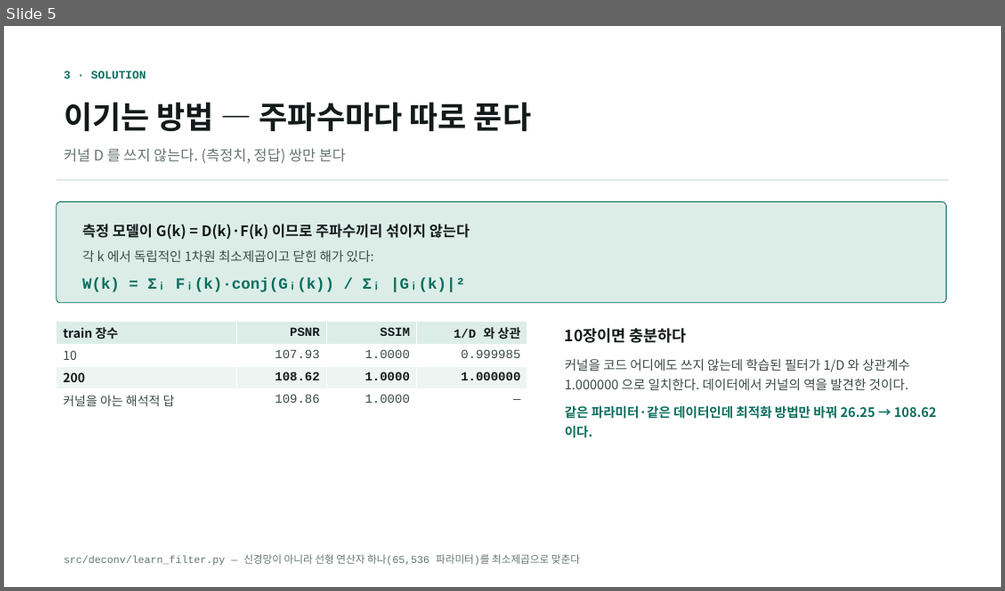
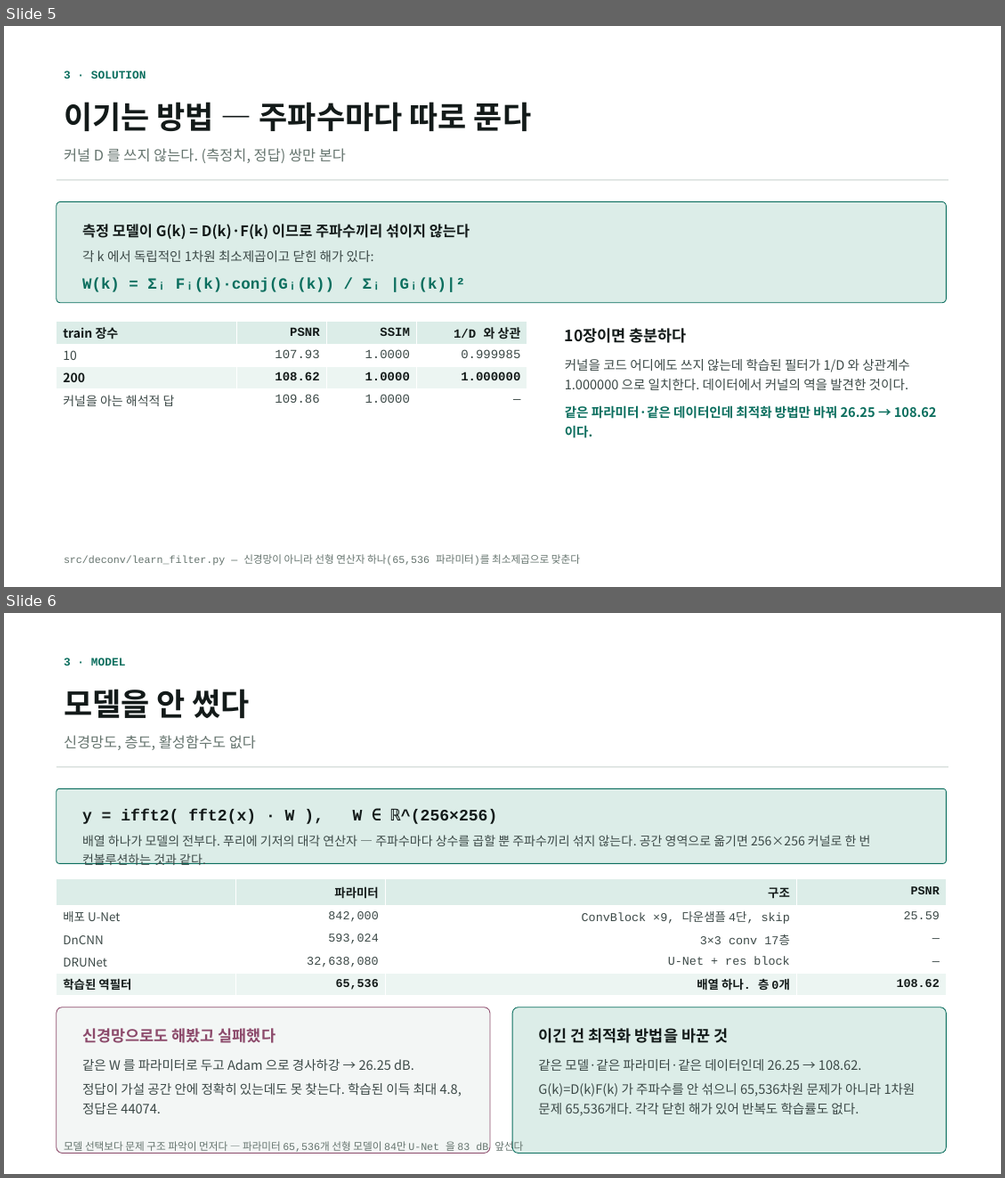
Before and after one commit to kithhooni-commits/ds-practice, a slide deck: 실습5/실습5_deconvolution_발표.pptx. Shown one above the other, each under a label of ours: slide 5 before the commit, slides 5 and 6 after it. The pictures are 1005x591 and 1005x1178 pixels, drawn with LibreOffice and Linux fonts; fonts in the diff are those of the drawing. Boxes give left, top, right and bottom in pixels: in the first picture for what was removed or moved away, otherwise in the second. Text is boxed around its words. In the diff, an @@ line names an element or a change of style, - is before the commit and + after.

```diff
--- a/실습5/실습5_deconvolution_발표.pptx
+++ b/실습5/실습5_deconvolution_발표.pptx
@@ slide 6 added at <box>4,613,1001,1174</box>, background #FFFFFF @@
@@ text added at <box>64,657,126,666</box>, 11 pt, text #0B6E5E, bold @@
+3 · MODEL
@@ text added at <box>64,689,250,718</box>, 30 pt, text #131A19, bold @@
+모델을 안 썼다
@@ text added at <box>64,735,256,750</box>, 14 pt, text #66756F @@
+신경망도, 층도, 활성함수도 없다
@@ rectangle added at <box>57,766,948,768</box>, fill #DCE3E0 @@
@@ rounded rectangle added at <box>57,788,947,863</box>, fill #DCEDE8, outline #0B6E5E 0.75 pt @@
@@ text added at <box>82,809,871,865</box>, 12 pt, text #3C4947 @@
+y = ifft2( fft2(x) · W ), W ∈ ℝ^(256×256)
+배열 하나가 모델의 전부다. 푸리에 기저의 대각 연산자 — 주파수마다 상수를 곱할 뿐 주파수끼리 섞지 않는다. 공간 영역으로 옮기면 256×256 커널로 한 번 컨볼루션하는 것과 같다.
@@ table added at <box>57,878,947,994</box>, 5 rows, 4 columns @@
+ | 파라미터 | 구조 | PSNR
+배포 U-Net | 842,000 | ConvBlock ×9, 다운샘플 4단, skip | 25.59
+DnCNN | 593,024 | 3×3 conv 17층 | —
+DRUNet | 32,638,080 | U-Net + res block | —
+학습된 역필터 | 65,536 | 배열 하나. 층 0개 | 108.62
@@ rounded rectangle added at <box>57,1007,490,1153</box>, fill #F3F6F5, outline #8C4A6B 0.75 pt @@
@@ rounded rectangle added at <box>512,1007,947,1153</box>, fill #DCEDE8, outline #0B6E5E 0.75 pt @@
@@ text added at <box>82,1028,461,1114</box>, 12.5 pt, text #3C4947 @@
+신경망으로도 해봤고 실패했다
+같은 W 를 파라미터로 두고 Adam 으로 경사하강 → 26.25 dB.
+정답이 가설 공간 안에 정확히 있는데도 못 찾는다. 학습된 이득 최대 4.8, 정답은 44074.
@@ text added at <box>538,1028,915,1116</box>, 12.5 pt, text #3C4947 @@
+이긴 건 최적화 방법을 바꾼 것
+같은 모델·같은 파라미터·같은 데이터인데 26.25 → 108.62.
+G(k)=D(k)F(k) 가 주파수를 안 섞으니 65,536차원 문제가 아니라 1차원 문제 65,536개다. 각각 닫힌 해가 있어 반복도 학습률도 없다.
@@ text added at <box>64,1139,523,1153</box>, 10 pt, text #66756F @@
+모델 선택보다 문제 구조 파악이 먼저다 — 파라미터 65,536개 선형 모델이 84만 U-Net 을 83 dB 앞선다
```
Also in this commit, not shown: 1 other slide added, 1 other file.
